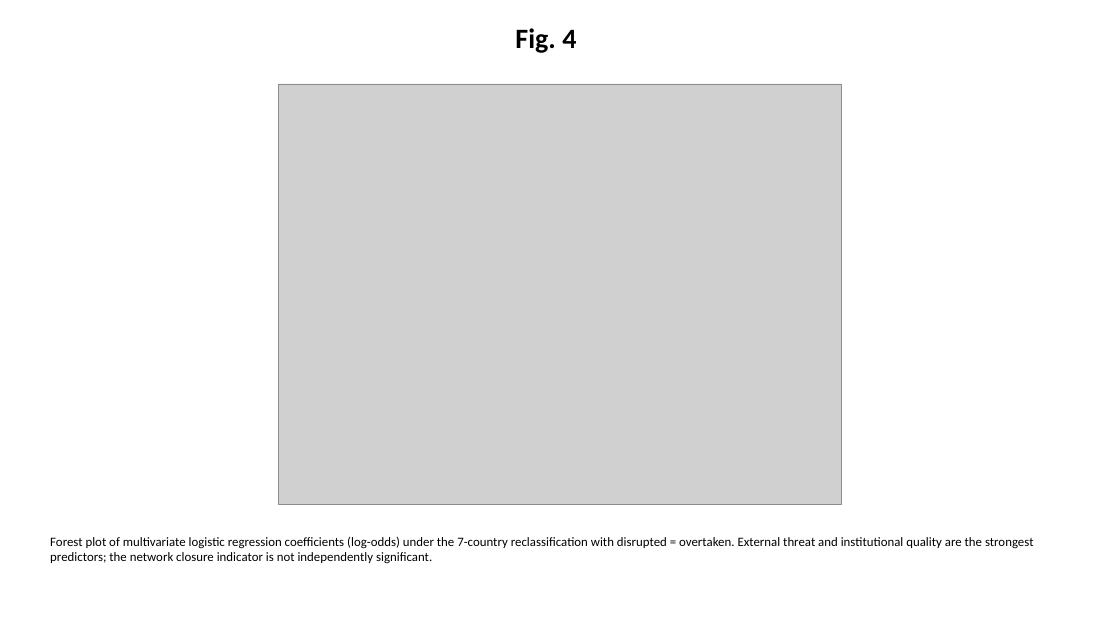
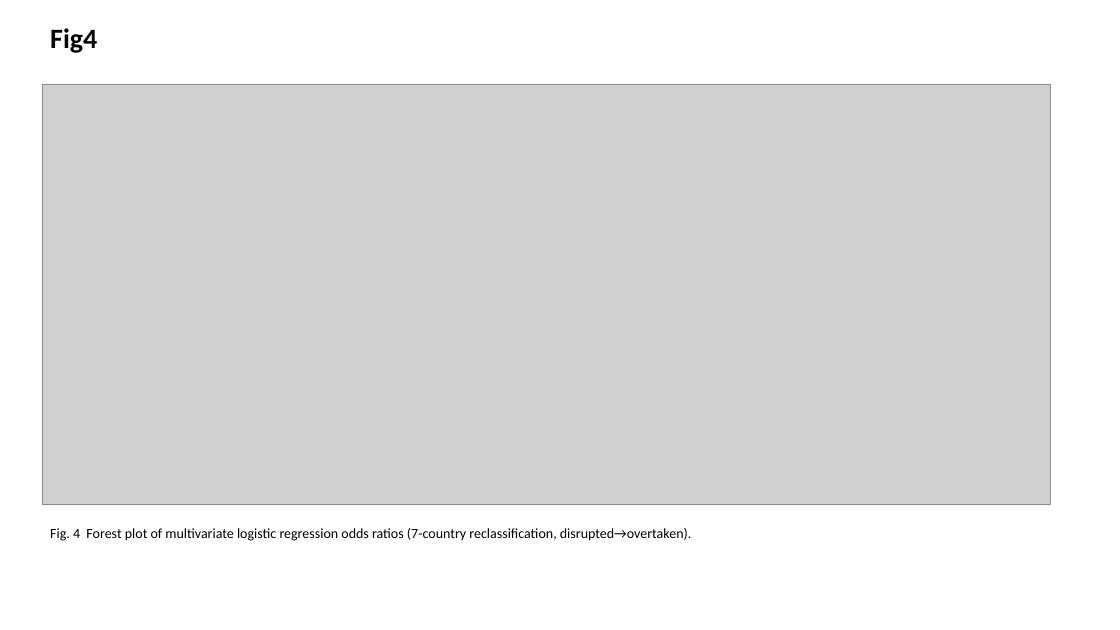
Before and after one commit to bougtoir/beyond-gdp-national-power, a slide deck: slide 4 of manuscript/figures_pptx.pptx. Drawn at 1120x630 pixels with LibreOffice and Linux fonts; fonts in the diff are those of the drawing; grey boxes stand for pictures. Boxes give left, top, right and bottom in pixels: in the first picture for what was removed or moved away, otherwise in the second. Text is boxed around its words. In the diff, an @@ line names an element or a change of style, - is before the commit and + after.

```diff
--- a/manuscript/figures_pptx.pptx
+++ b/manuscript/figures_pptx.pptx
@@ text at (50, 28, 97, 53): text changed @@
-Fig. 4
+Fig4
@@ picture: place and size @@
-picture at (279, 84, 842, 504)
+picture at (42, 84, 1050, 504)
@@ text at (50, 528, 691, 541): text changed; size 11 to 12 pt @@
-Forest plot of multivariate logistic regression coefficients (log-odds) under the 7-country reclassification with disrupted = overtaken. External threat and institutional quality are the strongest predictors; the network closure indicator is not independently significant.
+Fig. 4 Forest plot of multivariate logistic regression odds ratios (7-country reclassification, disrupted→overtaken).
```
Also in this commit, not shown: 2 other slides changed, 1 slide added, 1 slide removed, 55 other files.
